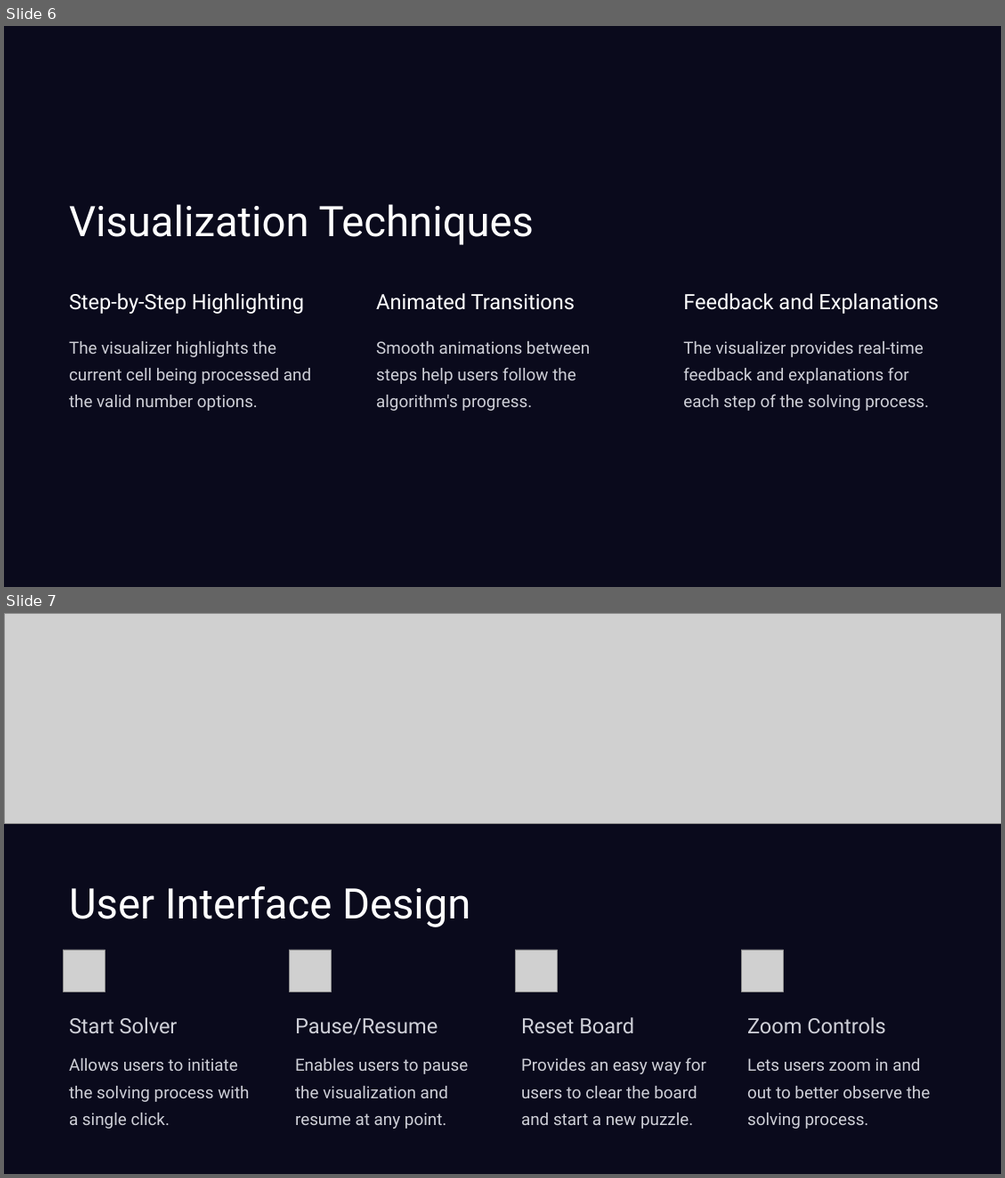
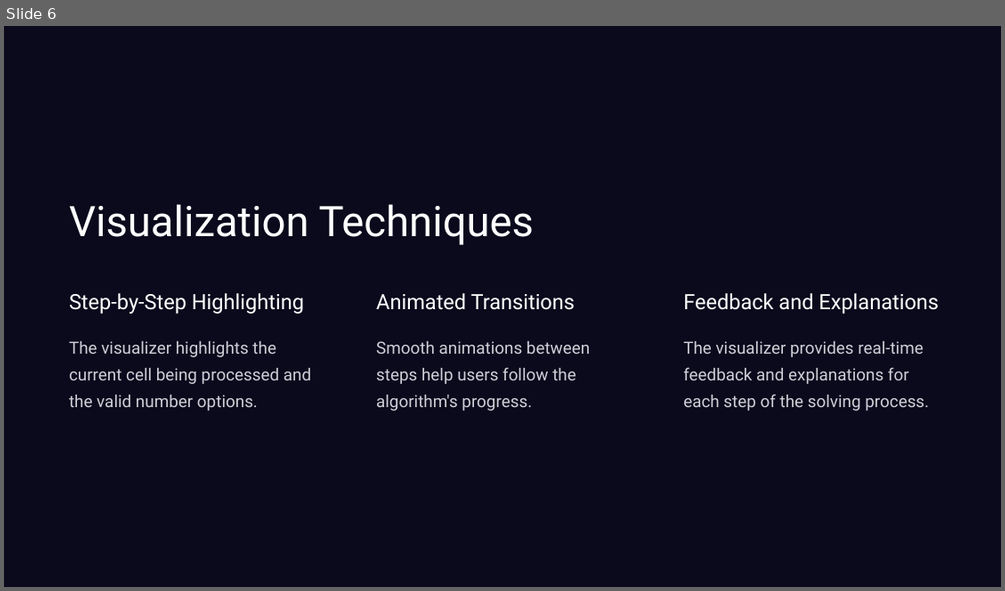
Before and after one commit to RamanGoyal565/Sudoku-Solver-Visualizer, a slide deck: Introduction-to-Sudoku-Solver-Visualizer.pptx. Shown one above the other, each under a label of ours: slides 6 and 7 before the commit, slide 6 after it. The pictures are 1005x1178 and 1005x591 pixels, drawn with LibreOffice and Linux fonts; fonts in the diff are those of the drawing; grey boxes stand for pictures; background and template pictures are left out; a plain dark background stands for a picture behind light text. Boxes give left, top, right and bottom in pixels: in the first picture for what was removed or moved away, otherwise in the second. Text is boxed around its words. In the diff, an @@ line names an element or a change of style, - is before the commit and + after.

```diff
--- a/Introduction-to-Sudoku-Solver-Visualizer.pptx
+++ b/Introduction-to-Sudoku-Solver-Visualizer.pptx
@@ slide 7 removed at box(4, 613, 1001, 1174), background picture (left out) @@
@@ rectangle removed at box(4, 613, 1001, 1174) @@
@@ picture removed at box(4, 613, 1001, 824) @@
@@ text removed at box(69, 886, 471, 927) @@
-User Interface Design
@@ picture removed at box(63, 949, 105, 992) @@
@@ picture removed at box(289, 949, 332, 992) @@
@@ picture removed at box(515, 949, 558, 992) @@
@@ picture removed at box(741, 949, 784, 992) @@
@@ text removed at box(69, 1017, 178, 1034) @@
-Start Solver
@@ text removed at box(295, 1018, 437, 1035) @@
-Pause/Resume
@@ text removed at box(521, 1017, 634, 1034) @@
-Reset Board
@@ text removed at box(747, 1017, 886, 1034) @@
-Zoom Controls
@@ text removed at box(69, 1058, 249, 1128) @@
-Allows users to initiate the solving process with a single click.
@@ text removed at box(295, 1058, 468, 1128) @@
-Enables users to pause the visualization and resume at any point.
@@ text removed at box(521, 1057, 706, 1128) @@
-Provides an easy way for users to clear the board and start a new puzzle.
@@ text removed at box(747, 1058, 930, 1128) @@
-Lets users zoom in and out to better observe the solving process.
```
